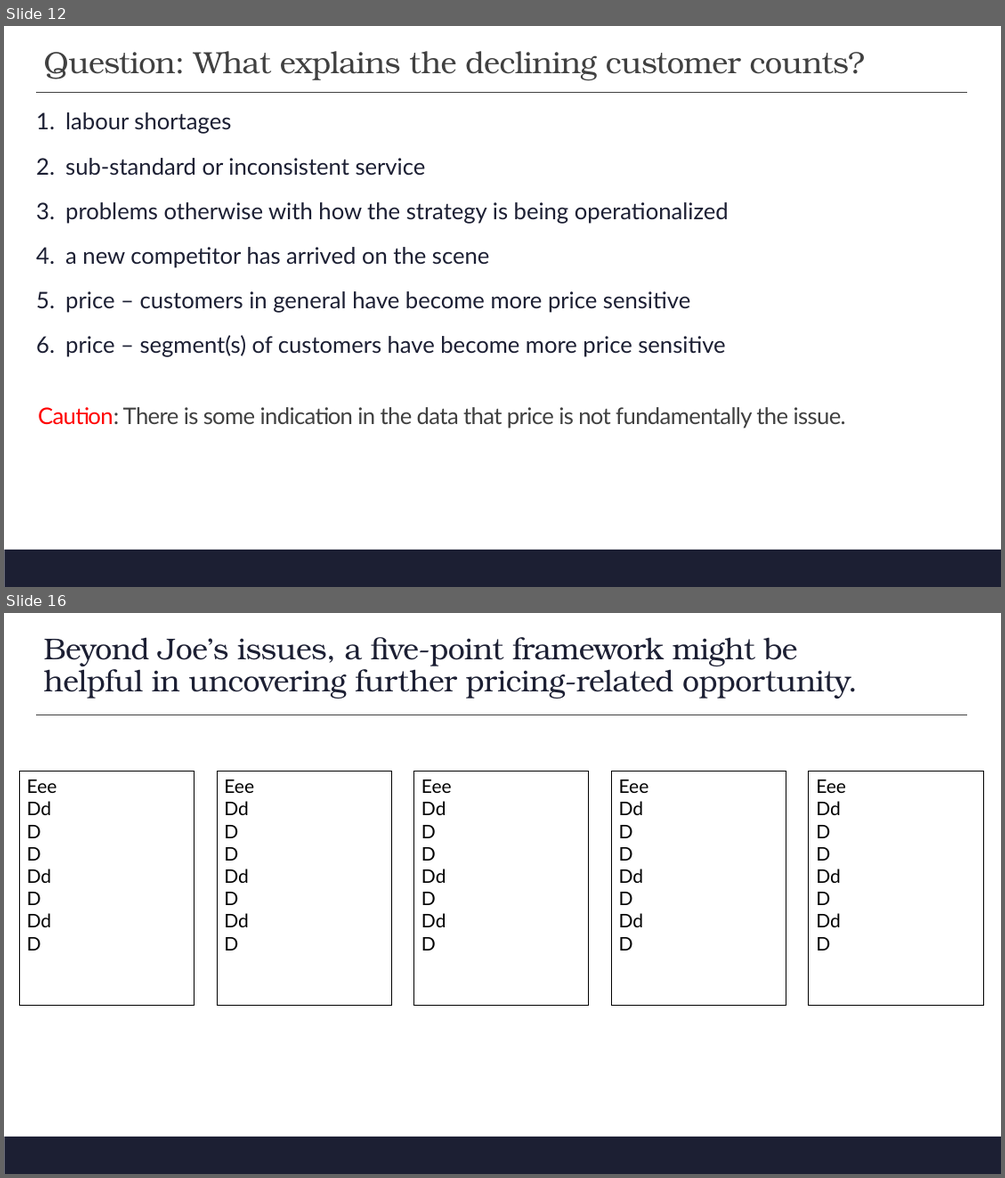
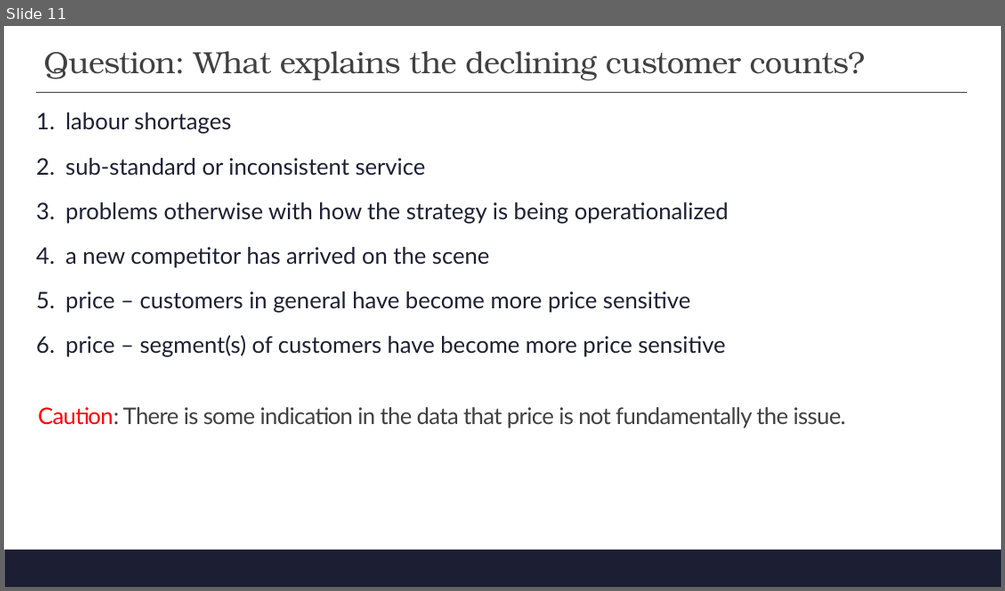
Before and after one commit to dkent287/Restaurant-Pricing, a slide deck: FDRC Deck.pptx. Shown one above the other, each under a label of ours: slides 12 and 16 before the commit, slide 11 after it; the slides between them are not shown. The pictures are 1005x1178 and 1005x591 pixels, drawn with LibreOffice and Linux fonts; fonts in the diff are those of the drawing; background and template pictures are left out. Boxes give left, top, right and bottom in pixels: in the first picture for what was removed or moved away, otherwise in the second. Text is boxed around its words. In the diff, an @@ line names an element or a change of style, - is before the commit and + after.

```diff
--- a/FDRC Deck.pptx
+++ b/FDRC Deck.pptx
@@ slide 16 removed at <box>4,613,1001,1174</box>, background #FFFFFF; not listed: 1 template element that a slide beside it also shows @@
@@ title removed at <box>44,637,858,698</box> @@
-Beyond Joe’s issues, a five-point framework might be helpful in uncovering further pricing-related opportunity.
@@ line removed from (36, 715) to (967, 715) @@
@@ rectangle removed at <box>20,771,194,1005</box> @@
-Eee
-Dd
-D
-D
-Dd
-D
-Dd
-D
@@ rectangle removed at <box>217,771,392,1005</box> @@
-Eee
-Dd
-D
-D
-Dd
-D
-Dd
-D
@@ rectangle removed at <box>413,771,589,1005</box> @@
-Eee
-Dd
-D
-D
-Dd
-D
-Dd
-D
@@ rectangle removed at <box>611,771,786,1005</box> @@
-Eee
-Dd
-D
-D
-Dd
-D
-Dd
-D
@@ rectangle removed at <box>809,771,984,1005</box> @@
-Eee
-Dd
-D
-D
-Dd
-D
-Dd
-D
@@ what was slide 12 is now slide 11 @@
```
Also in this commit, not shown: 12 slides changed, 9 slides added, 5 other slides removed, 2 other files.
